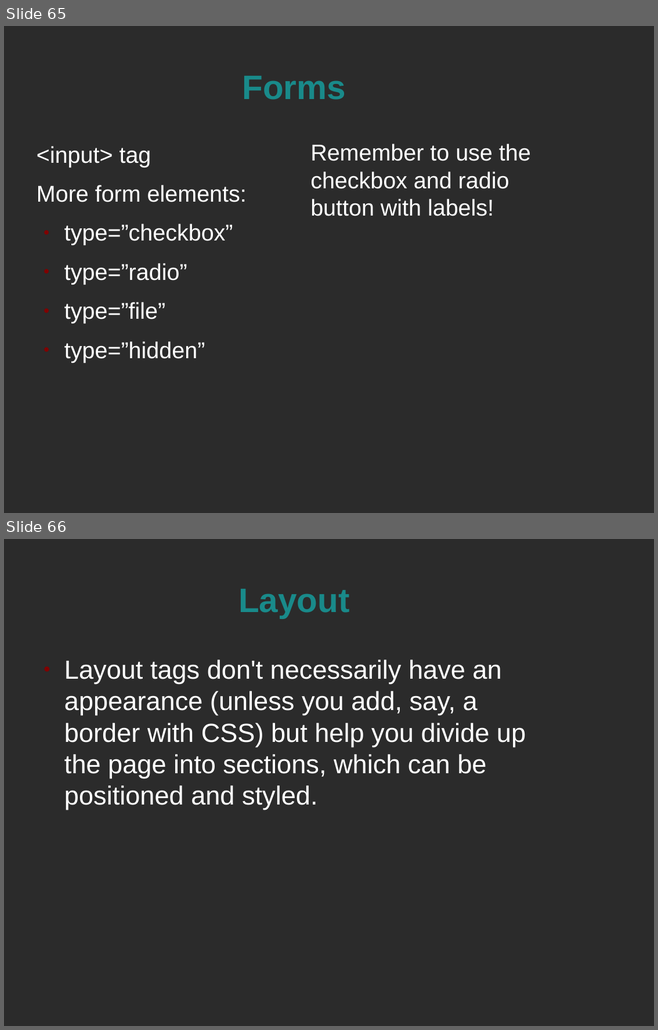
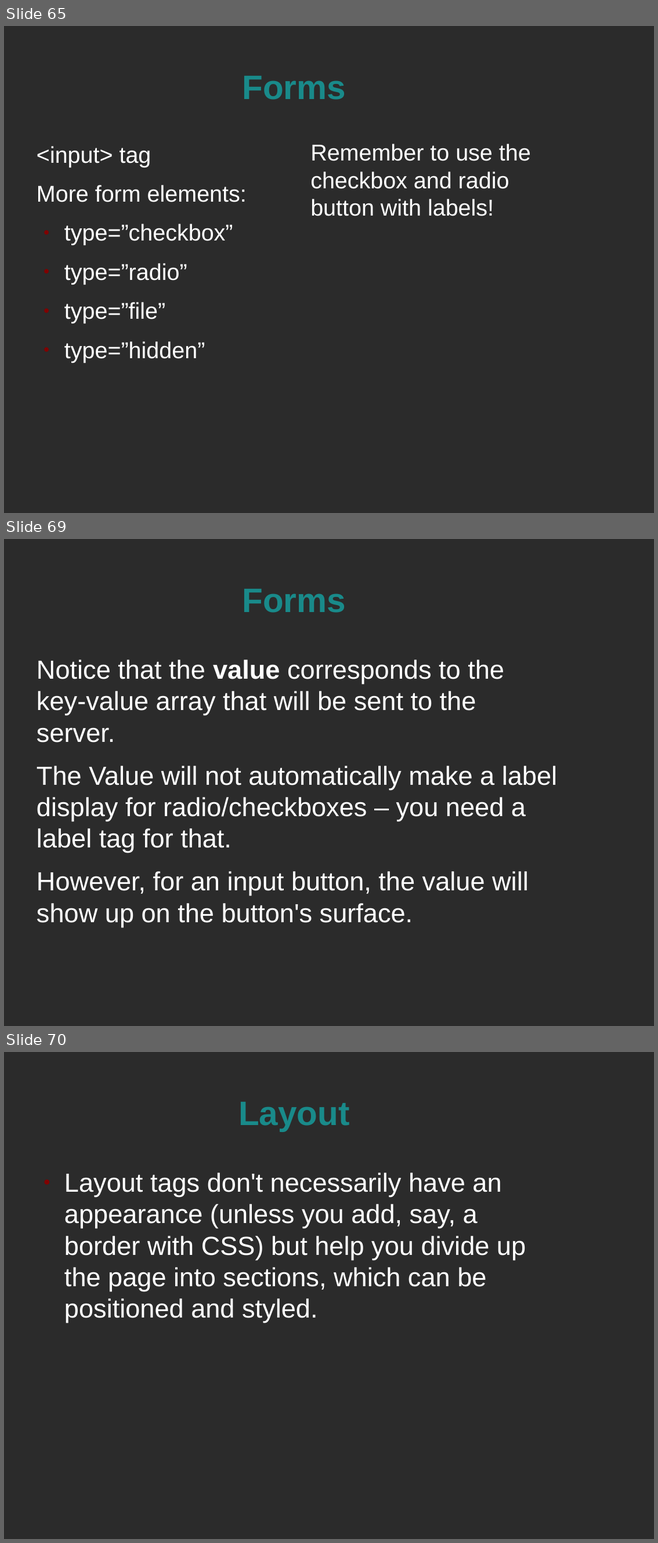
Before and after one commit to spellbindguy/Web-Development, a slide deck: Lectures/03 HTML/HTML.odp. Shown one above the other, each under a label of ours: slides 65 and 66 before the commit, slides 65, 69 and 70 after it; the slides between them are not shown. The pictures are 658x1030 and 658x1543 pixels, drawn with LibreOffice and Linux fonts; fonts in the diff are those of the drawing; background and template pictures are left out; a plain dark background stands for a picture behind light text. Boxes give left, top, right and bottom in pixels: in the first picture for what was removed or moved away, otherwise in the second. Text is boxed around its words. In the diff, an @@ line names an element or a change of style, - is before the commit and + after.

```diff
--- a/Lectures/03 HTML/HTML.odp
+++ b/Lectures/03 HTML/HTML.odp
@@ slide 69 added at (x1=4, y1=539, x2=654, y2=1026), background picture (left out) @@
@@ title added at (x1=242, y1=589, x2=346, y2=613), 41.4 pt, text #198A8A, bold @@
+Forms
@@ text added at (x1=36, y1=660, x2=557, y2=927), 32 pt, text #FFFFFF @@
+Notice that the value corresponds to the key-value array that will be sent to the server.
+The Value will not automatically make a label display for radio/checkboxes – you need a label tag for that.
+However, for an input button, the value will show up on the button's surface.
@@ what was slide 66 is now slide 70 @@
```
Also in this commit, not shown: 2 slides changed, 3 other slides added, 1 other file.
